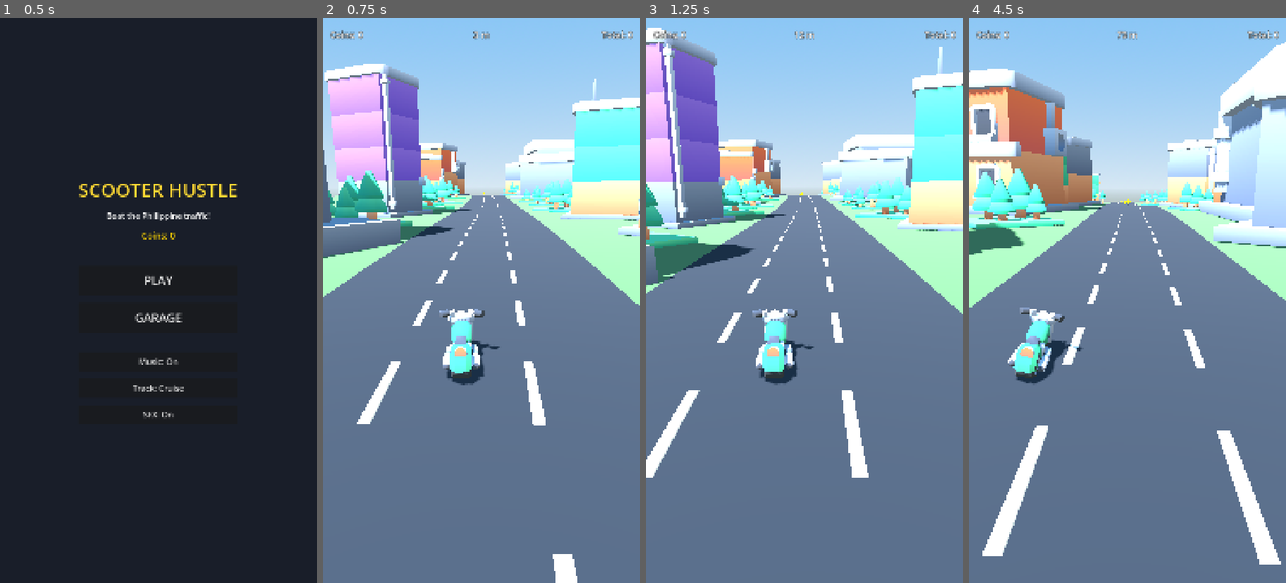
Above: before the commit, frames 1-4 (left to right).
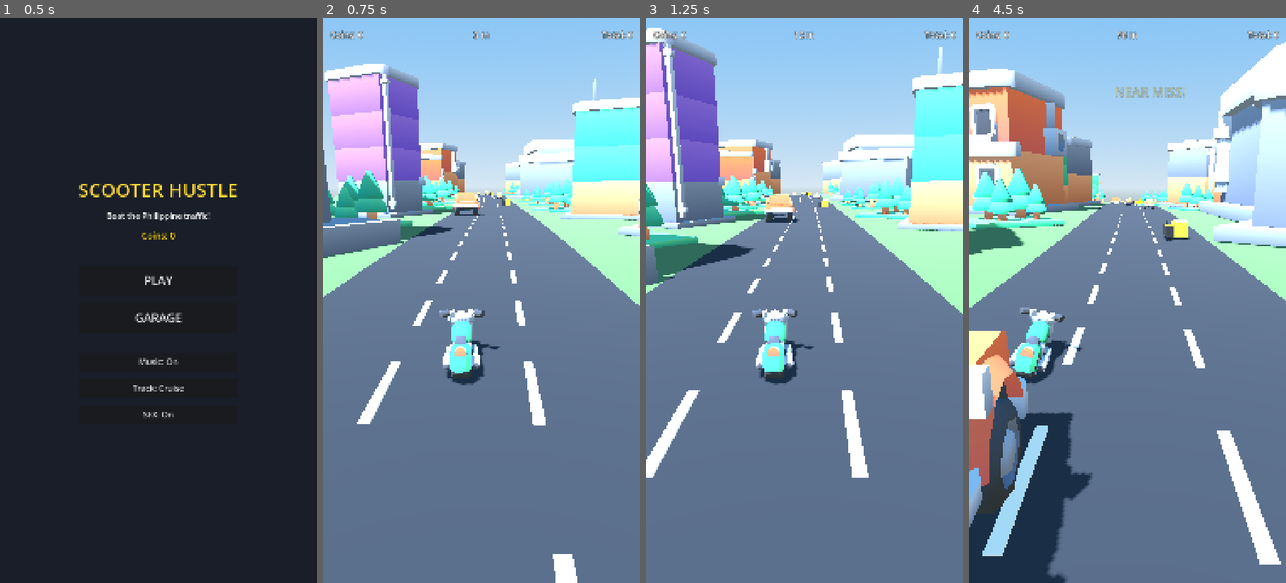
Above: after the commit, the same moments.

Repository: daveph74/ScooterHustle3d
Game: Godot game, scene res://ui/MainMenu.tscn
Same seed, same stepped clock (60 frames per second), same inputs: the game is played once before the commit and once after it. Sound files missing from this copy of the repository are replaced by a short silence.
Inputs (mouse positions are in pixels of both pictures, inside the frame that each line leads up to):
- Up to frame 1 (0.5 s): no input
- Up to frame 2 (0.75 s): click "PLAY" at 0.5 s
- Up to frame 3 (1.25 s): no input
- Up to frame 4 (4.5 s): move the mouse to (1197, 272) at 1.27 s; hold Right (move_right) 1.28-2 s; click (1197, 272) at 1.42 s; drag from (1064, 328) to (1111, 413) at 2.02 s; move the mouse to (1159, 176) at 2.77 s; hold Right (move_right) 2.78-3.5 s; drag from (1111, 413) to (1032, 215) at 3.52 s; move the mouse to (1222, 385) at 4.27 s; hold Left (move_left) from 4.28 s (still down)

Frame 1 is identical in both runs. In frame 2, 0.4% of the frame differs, in the area x 40-60%, y 30-35%; in frame 3, 0.5%; in frame 4, 12%, in the area x 0-70%, y 2-100%.
Error before the commit: Trying to assign an array of type "Array" to a variable of type "Array[int]". (res://scripts/Game.gd:323)

Commit message:
Fix Array type error in traffic row spawning
The ternary inferred blocked as Array[int] but assigned an untyped array
literal, erroring at runtime. Build the list with an explicit untyped Array
and if/else instead.

Co-Authored-By: Claude Opus 4.8 <noreply@anthropic.com>
Claude-Session: https://claude.ai/code/session_01PHLVEVPJpfCS2xU3BfnMgD

Diff:
--- a/scripts/Game.gd
+++ b/scripts/Game.gd
@@ -320,7 +320,11 @@
 	# Later in the run, sometimes block BOTH other lanes (only the safe lane is
 	# open - harder). Early on, block just one (two lanes open - easy).
 	var block_both := elapsed > 20.0 and randf() < 0.5
-	var blocked := other_lanes if block_both else [other_lanes[randi() % other_lanes.size()]]
+	var blocked: Array = []
+	if block_both:
+		blocked = other_lanes            # block both non-safe lanes
+	else:
+		blocked.append(other_lanes[randi() % other_lanes.size()])  # block just one
 
 	for lane in blocked:
 		var vehicle := TRAFFIC_SCENE.instantiate()
